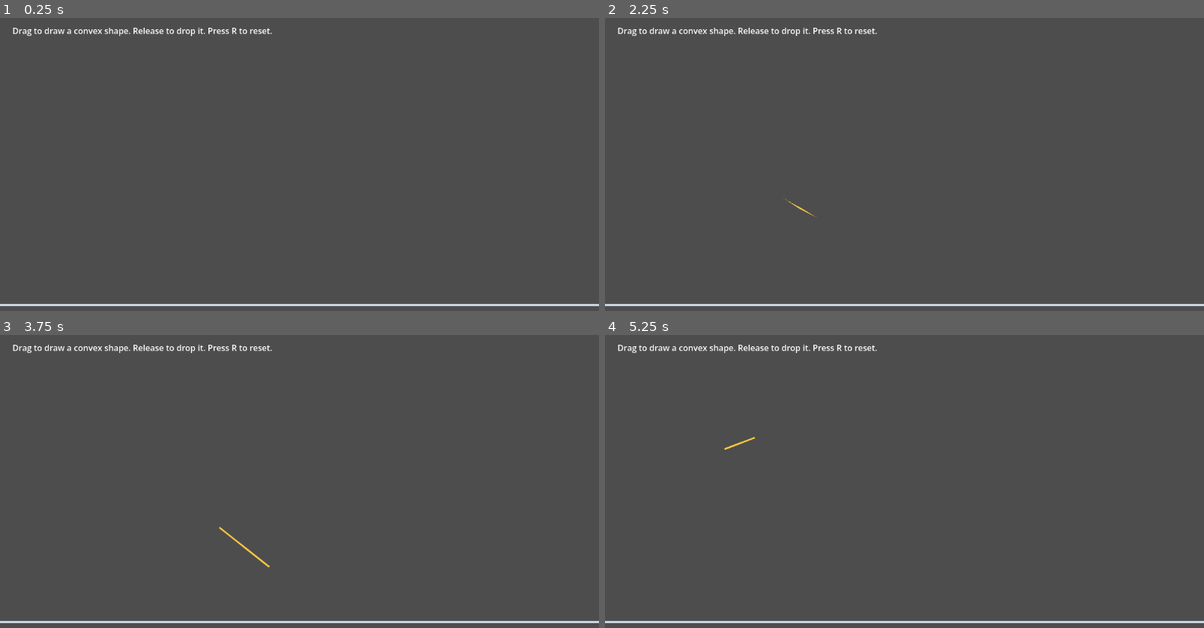
Above: before the commit, frames 1-4 (two rows, left to right).
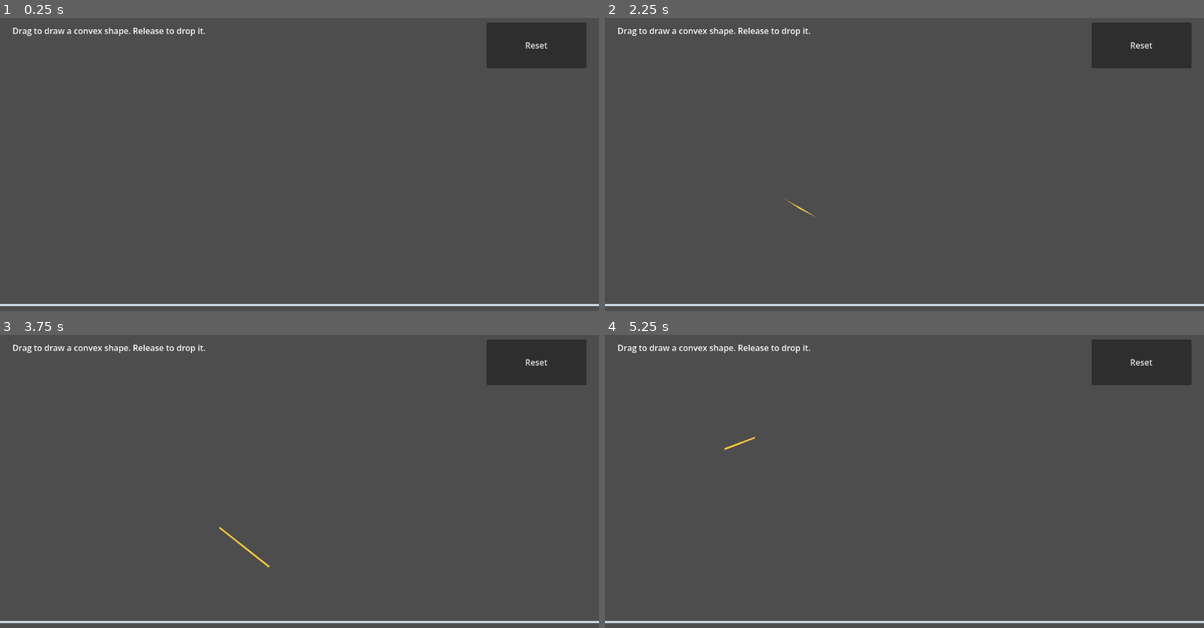
Above: after the commit, the same moments.

Repository: bundai223/game-poc
Game: Godot game, scene res://experiments/draw_physics/main.tscn
Same seed, same stepped clock (60 frames per second), same inputs: the game is played once before the commit and once after it.
Inputs (mouse positions are in pixels of both pictures, inside the frame that each line leads up to):
- Up to frame 1 (0.25 s): no input
- Up to frame 2 (2.25 s): click (1144, 44) at 0.5 s, where only the run after the commit has a clickable "Reset"; move the mouse to (1036, 164) at 1.27 s; tap R at 1.35 s; click (1036, 164) at 1.42 s; drag from (784, 199) to (874, 249) at 2.02 s
- Up to frame 3 (3.75 s): move the mouse to (359, 425) at 2.77 s; tap R at 2.85 s; click (359, 425) at 2.92 s; drag from (269, 566) to (119, 449) at 3.52 s
- Up to frame 4 (5.25 s): move the mouse to (1084, 548) at 4.27 s; tap R at 4.35 s; click (1084, 548) at 4.42 s; drag from (724, 449) to (814, 414) at 5.02 s

The runs differ from the first frame. In frame 1, 2.7% of the frame differs, in the area x 34-98%, y 1-18%; in frame 2, 2.7%; in frame 3, 2.7%; in frame 4, 2.7%.

Commit message:
Add touch-friendly reset control

Diff:
--- a/experiments/draw_physics/main.gd
+++ b/experiments/draw_physics/main.gd
@@ -23,12 +23,24 @@
 
 	var instructions := Label.new()
 	instructions.position = Vector2(24.0, 20.0)
-	instructions.text = "Drag to draw a convex shape. Release to drop it. Press R to reset."
+	instructions.text = "Drag to draw a convex shape. Release to drop it."
 	add_child(instructions)
+	var controls := CanvasLayer.new()
+	add_child(controls)
+	var reset_button := Button.new()
+	reset_button.name = "ResetButton"
+	reset_button.text = "Reset"
+	reset_button.set_anchors_preset(Control.PRESET_TOP_RIGHT)
+	reset_button.offset_left = -216.0
+	reset_button.offset_top = 16.0
+	reset_button.offset_right = -24.0
+	reset_button.offset_bottom = 104.0
+	reset_button.pressed.connect(reset)
+	controls.add_child(reset_button)
 	queue_redraw()
 
 
-func _input(event: InputEvent) -> void:
+func _unhandled_input(event: InputEvent) -> void:
 	if event is InputEventKey and event.pressed and not event.echo and event.keycode == KEY_R:
 		reset()
 	elif event is InputEventMouseButton and event.button_index == MOUSE_BUTTON_LEFT:
--- a/tests/test_collider_integration.gd
+++ b/tests/test_collider_integration.gd
@@ -10,16 +10,16 @@
 	press.button_index = MOUSE_BUTTON_LEFT
 	press.pressed = true
 	press.position = Vector2(100, 100)
-	demo._input(press)
+	demo._unhandled_input(press)
 	var move := InputEventMouseMotion.new()
 	move.position = Vector2(200, 100)
-	demo._input(move)
+	demo._unhandled_input(move)
 	move.position = Vector2(150, 200)
-	demo._input(move)
+	demo._unhandled_input(move)
 	var release := InputEventMouseButton.new()
 	release.button_index = MOUSE_BUTTON_LEFT
 	release.position = Vector2(150, 200)
-	demo._input(release)
+	demo._unhandled_input(release)
 
 	assert_int(demo._created_bodies.size()).is_equal(1)
 	var body: RigidBody2D = demo._created_bodies[0]
@@ -37,23 +37,23 @@
 		touch.index = 0
 		touch.pressed = true
 		touch.position = position
-		demo._input(touch)
+		demo._unhandled_input(touch)
 		if position == Vector2(200, 100):
 			var mouse := InputEventMouseButton.new()
 			mouse.button_index = MOUSE_BUTTON_LEFT
 			mouse.pressed = true
 			mouse.position = position
-			demo._input(mouse)
+			demo._unhandled_input(mouse)
 			mouse.pressed = false
-			demo._input(mouse)
+			demo._unhandled_input(mouse)
 		var drag := InputEventScreenDrag.new()
 		drag.index = 0
 		drag.position = position
-		demo._input(drag)
+		demo._unhandled_input(drag)
 	var release := InputEventScreenTouch.new()
 	release.index = 0
 	release.position = Vector2(150, 200)
-	demo._input(release)
+	demo._unhandled_input(release)
 	assert_int(demo._created_bodies.size()).is_equal(1)
 	demo.reset()
 	assert_int(demo._created_bodies.size()).is_zero()
@@ -65,14 +65,14 @@
 	var touch := InputEventScreenTouch.new()
 	touch.pressed = true
 	touch.position = Vector2(100, 100)
-	demo._input(touch)
+	demo._unhandled_input(touch)
 	for position in [Vector2(200, 100), Vector2(150, 200)]:
 		var drag := InputEventScreenDrag.new()
 		drag.position = position
-		demo._input(drag)
+		demo._unhandled_input(drag)
 	touch.pressed = false
 	touch.canceled = true
-	demo._input(touch)
+	demo._unhandled_input(touch)
 	assert_int(demo._created_bodies.size()).is_zero()
 	assert_bool(demo._drawing).is_false()
 
@@ -83,11 +83,11 @@
 	var press := InputEventMouseButton.new()
 	press.button_index = MOUSE_BUTTON_LEFT
 	press.pressed = true
-	demo._input(press)
+	demo._unhandled_input(press)
 	var move := InputEventMouseMotion.new()
 	for i in range(2049):
 		move.position = Vector2(i * 4, 100)
-		demo._input(move)
+		demo._unhandled_input(move)
 	assert_bool(demo._drawing).is_false()
 	assert_int(demo._created_bodies.size()).is_zero()
 
@@ -103,3 +103,37 @@
 		return
 	button.pressed.emit()
 	assert_int(demo._created_bodies.size()).is_zero()
+
+
+func test_touching_reset_button_is_not_a_drawing() -> void:
+	var demo := DrawPhysics.instantiate()
+	add_child(demo)
+	await get_tree().process_frame
+	demo.spawn_body(PackedVector2Array([Vector2(100, 100), Vector2(200, 100), Vector2(150, 200)]))
+	var button := demo.find_child("ResetButton", true, false) as Button
+	var touch := InputEventScreenTouch.new()
+	touch.position = button.get_global_rect().get_center()
+	touch.pressed = true
+	get_viewport().push_input(touch)
+	touch.pressed = false
+	get_viewport().push_input(touch)
+	assert_int(demo._created_bodies.size()).is_zero()
+	assert_bool(demo._drawing).is_false()
+
+
+func test_touch_drag_through_viewport_creates_body() -> void:
+	var demo := DrawPhysics.instantiate()
+	add_child(demo)
+	await get_tree().process_frame
+	var touch := InputEventScreenTouch.new()
+	touch.pressed = true
+	touch.position = Vector2(100, 100)
+	get_viewport().push_input(touch)
+	var drag := InputEventScreenDrag.new()
+	for position in [Vector2(200, 100), Vector2(150, 200)]:
+		drag.position = position
+		get_viewport().push_input(drag)
+	touch.pressed = false
+	touch.position = Vector2(150, 200)
+	get_viewport().push_input(touch)
+	assert_int(demo._created_bodies.size()).is_equal(1)
Not shown, added: raw/issues/2026-11-06_18/touch-reset.md
Not shown, changed: wiki/pages/experiments/log.md
Not shown, changed: wiki/pages/experiments/手描き輪郭の剛体化.md
